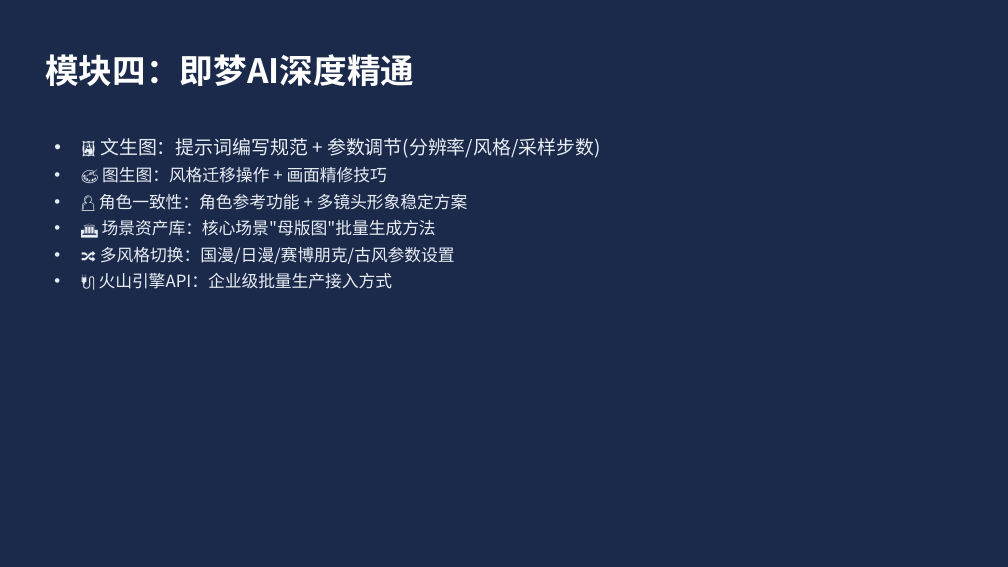
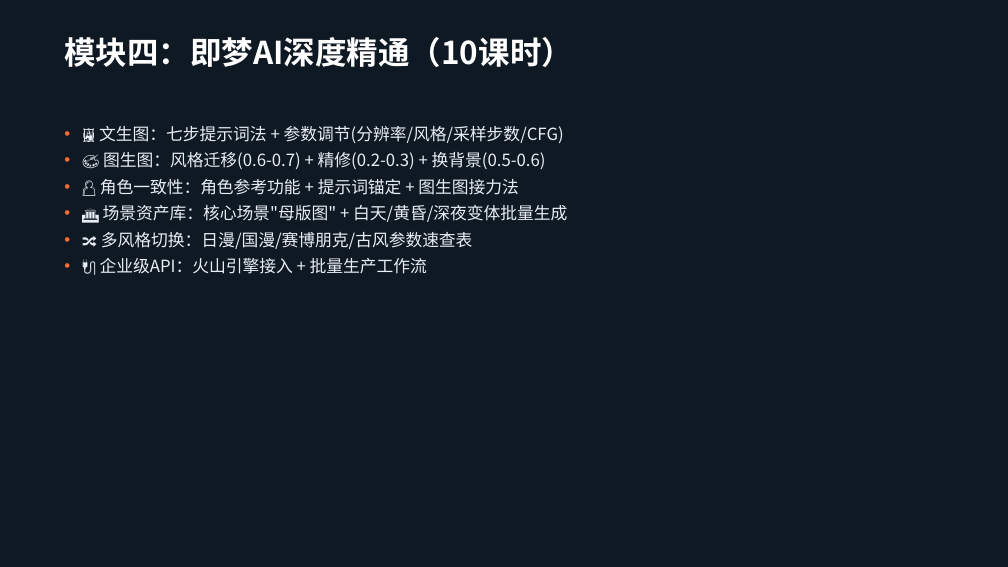
Before and after one commit to lichangjiang932-ship-it/ai-video-class, a slide deck: slide 11 of AI漫剧制作课程/AI漫剧制作全流程课程-2026版.pptx (slide 6 before the commit). Drawn at 1008x567 pixels with LibreOffice and Linux fonts; fonts in the diff are those of the drawing. Boxes give left, top, right and bottom in pixels: in the first picture for what was removed or moved away, otherwise in the second. Text is boxed around its words. In the diff, an @@ line names an element or a change of style, - is before the commit and + after.

Commit message:
升级PPT至42页精美版：深色主题+模块分节页+双栏布局+数据表格

```diff
--- a/AI漫剧制作课程/AI漫剧制作全流程课程-2026版.pptx
+++ b/AI漫剧制作课程/AI漫剧制作全流程课程-2026版.pptx
@@ background #1B2A4A to #0F1923 @@
@@ rectangle added at [0, 0, 1008, 7], fill #FF6B35 @@
@@ rectangle added at [0, 7, 1008, 98], fill #1A2A3A @@
@@ text at [64, 37, 573, 67]: text changed; size 32 to 30 pt @@
-模块四：即梦AI深度精通
+模块四：即梦AI深度精通（10课时）
@@ rectangle: place and size @@
-rectangle at [38, 117, 187, 121]
+rectangle at [57, 102, 222, 102]
@@ rectangle at [57, 102, 222, 102]: fill #FF6B35 to none; outline none to #FF6B35 3.94 pt @@
@@ text at [99, 126, 567, 274]: text changed @@
-• 🖼️ 文生图：提示词编写规范 + 参数调节(分辨率/风格/采样步数)
-• 🎨 图生图：风格迁移操作 + 画面精修技巧
-• 👤 角色一致性：角色参考功能 + 多镜头形象稳定方案
-• 🏛️ 场景资产库：核心场景"母版图"批量生成方法
-• 🔀 多风格切换：国漫/日漫/赛博朋克/古风参数设置
-• 🔌 火山引擎API：企业级批量生产接入方式
+• 🖼️ 文生图：七步提示词法 + 参数调节(分辨率/风格/采样步数/CFG)
+• 🎨 图生图：风格迁移(0.6-0.7) + 精修(0.2-0.3) + 换背景(0.5-0.6)
+• 👤 角色一致性：角色参考功能 + 提示词锚定 + 图生图接力法
+• 🏛️ 场景资产库：核心场景"母版图" + 白天/黄昏/深夜变体批量生成
+• 🔀 多风格切换：日漫/国漫/赛博朋克/古风参数速查表
+• 🔌 企业级API：火山引擎接入 + 批量生产工作流
@@ rectangle added at [0, 551, 1008, 567], fill #1A2A3A @@
```
Also in this commit, not shown: 20 other slides changed, 21 slides added, 2 slides removed, 1 other file.
